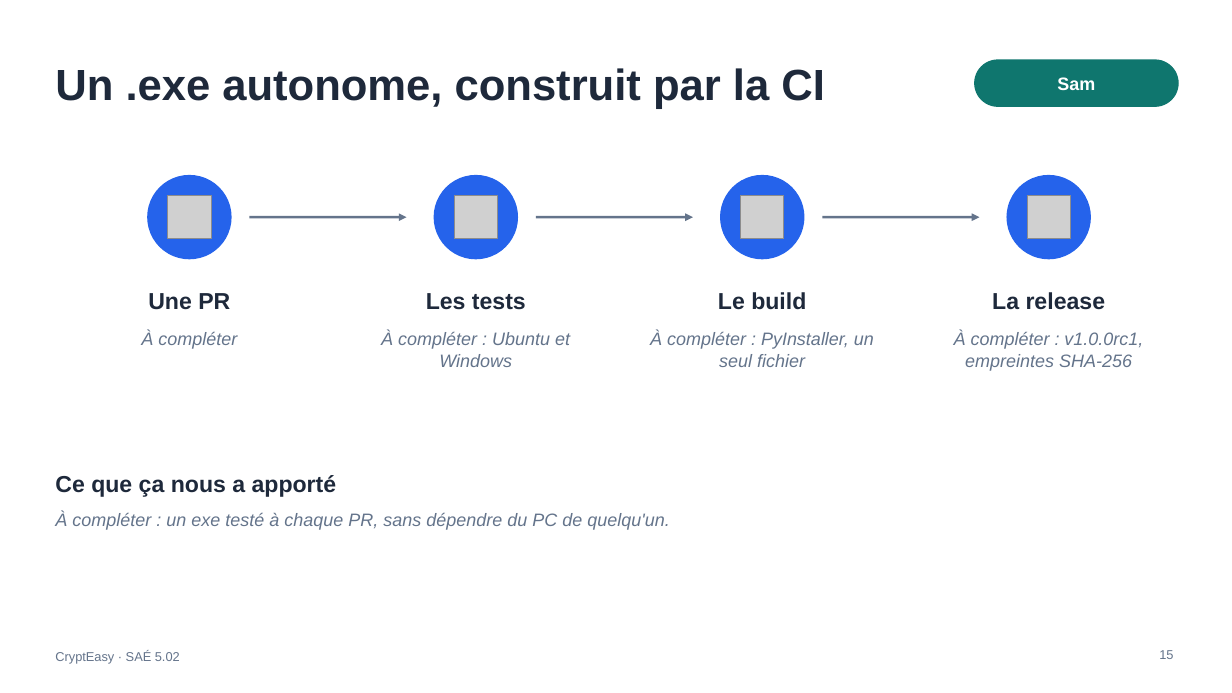
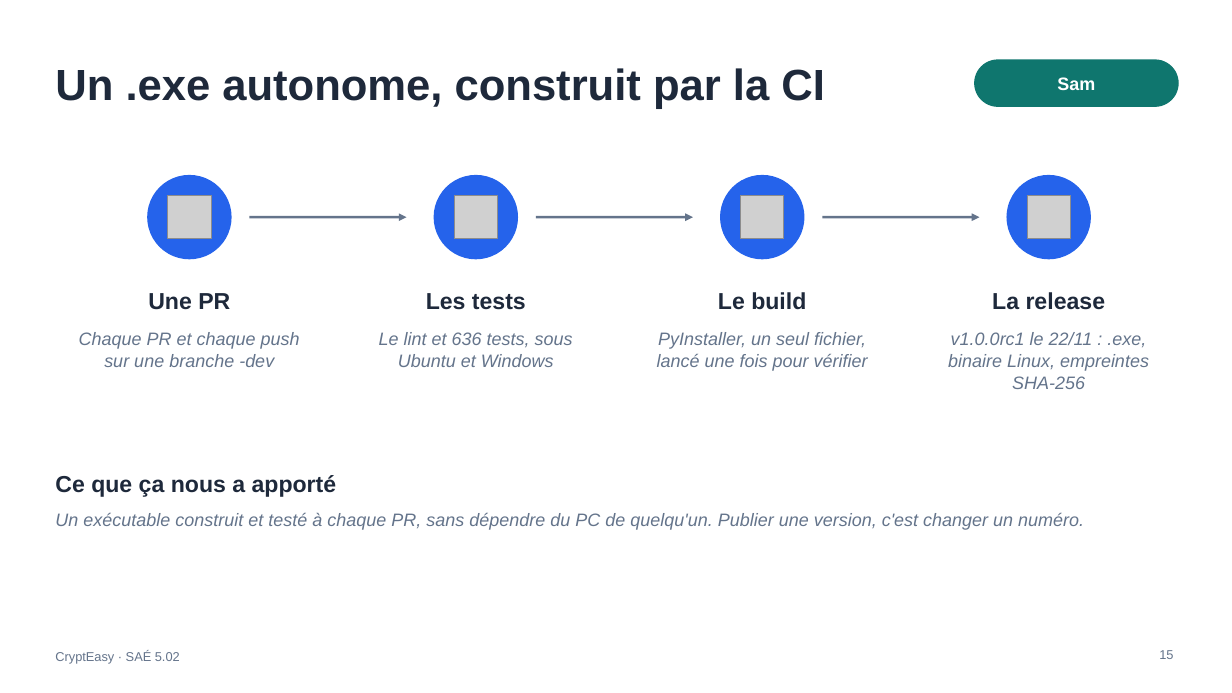
Before and after one commit to DiogoF-Hub/CryptEasy, a slide deck: slide 15 of docs/slides/CryptEasy_Soutenance_modele.pptx. Drawn at 1232x693 pixels with LibreOffice and Linux fonts; fonts in the diff are those of the drawing; grey boxes stand for pictures. Boxes give left, top, right and bottom in pixels: in the first picture for what was removed or moved away, otherwise in the second. Text is boxed around its words. In the diff, an @@ line names an element or a change of style, - is before the commit and + after.

```diff
--- a/docs/slides/CryptEasy_Soutenance_modele.pptx
+++ b/docs/slides/CryptEasy_Soutenance_modele.pptx
@@ text at bbox=[79, 332, 300, 367]: text changed @@
-À compléter
+Chaque PR et chaque push sur une branche -dev
@@ text at bbox=[379, 332, 573, 367]: text changed @@
-À compléter : Ubuntu et Windows
+Le lint et 636 tests, sous Ubuntu et Windows
@@ text at bbox=[657, 332, 868, 371]: text changed @@
-À compléter : PyInstaller, un seul fichier
+PyInstaller, un seul fichier, lancé une fois pour vérifier
@@ text at bbox=[948, 332, 1149, 389]: text changed @@
-À compléter : v1.0.0rc1, empreintes SHA-256
+v1.0.0rc1 le 22/11 : .exe, binaire Linux, empreintes SHA-256
@@ text at bbox=[55, 513, 1084, 530]: text changed @@
-À compléter : un exe testé à chaque PR, sans dépendre du PC de quelqu'un.
+Un exécutable construit et testé à chaque PR, sans dépendre du PC de quelqu'un. Publier une version, c'est changer un numéro.
```
Also in this commit, not shown: 3 other slides changed.
